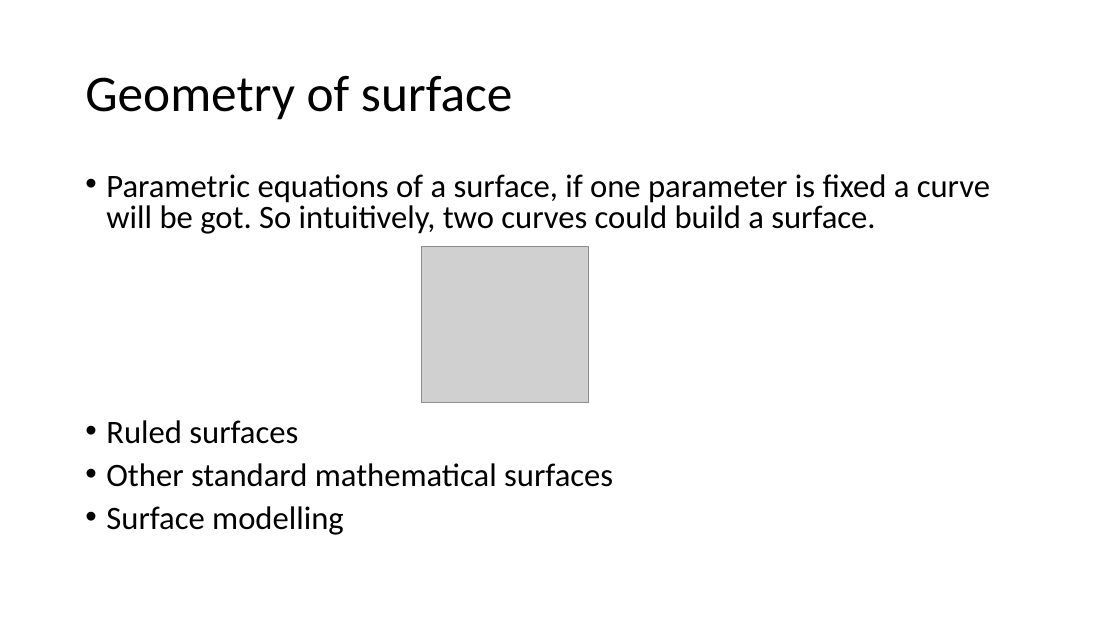
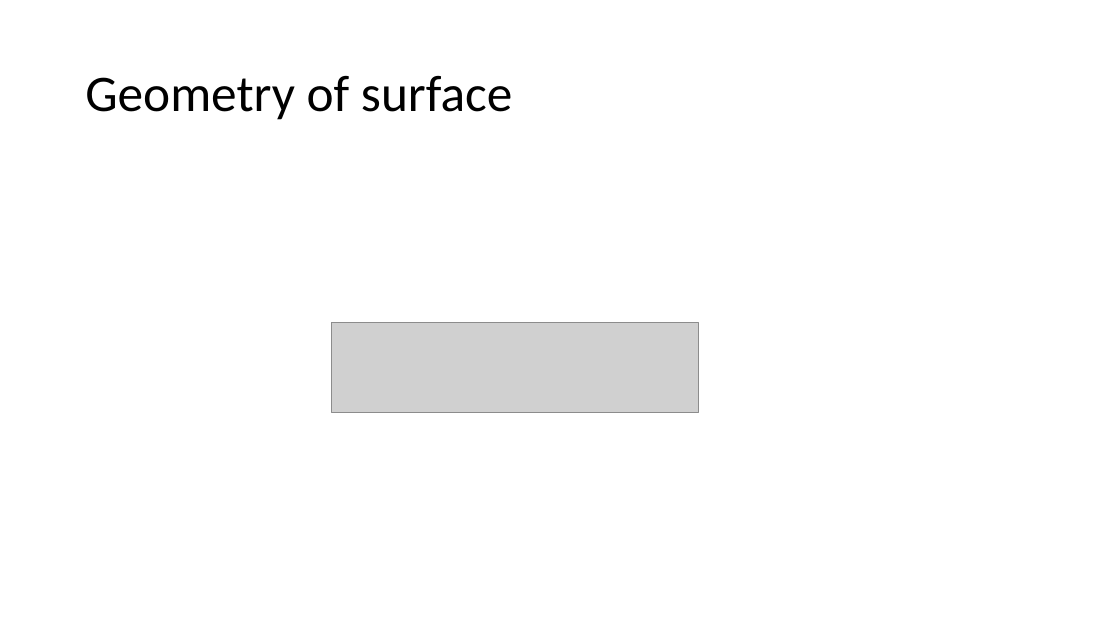
Before and after one commit to Jinny-Ching/cad_cam_course, a slide deck: slide 55 of CAD_CAM.pptx (slide 54 before the commit). Drawn at 1120x630 pixels with LibreOffice and Linux fonts; fonts in the diff are those of the drawing; grey boxes stand for pictures. Boxes give left, top, right and bottom in pixels: in the first picture for what was removed or moved away, otherwise in the second. Text is boxed around its words. In the diff, an @@ line names an element or a change of style, - is before the commit and + after.

Commit message:
surface 1

```diff
--- a/CAD_CAM.pptx
+++ b/CAD_CAM.pptx
@@ text removed at (x1=106, y1=174, x2=990, y2=535) @@
-• Parametric equations of a surface, if one parameter is fixed a curve will be got. So intuitively, two curves could build a surface.
-• Ruled surfaces
-• Other standard mathematical surfaces
-• Surface modelling
@@ picture removed at (x1=422, y1=247, x2=589, y2=403) @@
@@ picture added at (x1=332, y1=323, x2=698, y2=413) @@
```
Also in this commit, not shown: 2 other slides changed, 3 slides added, 2 slides removed.
